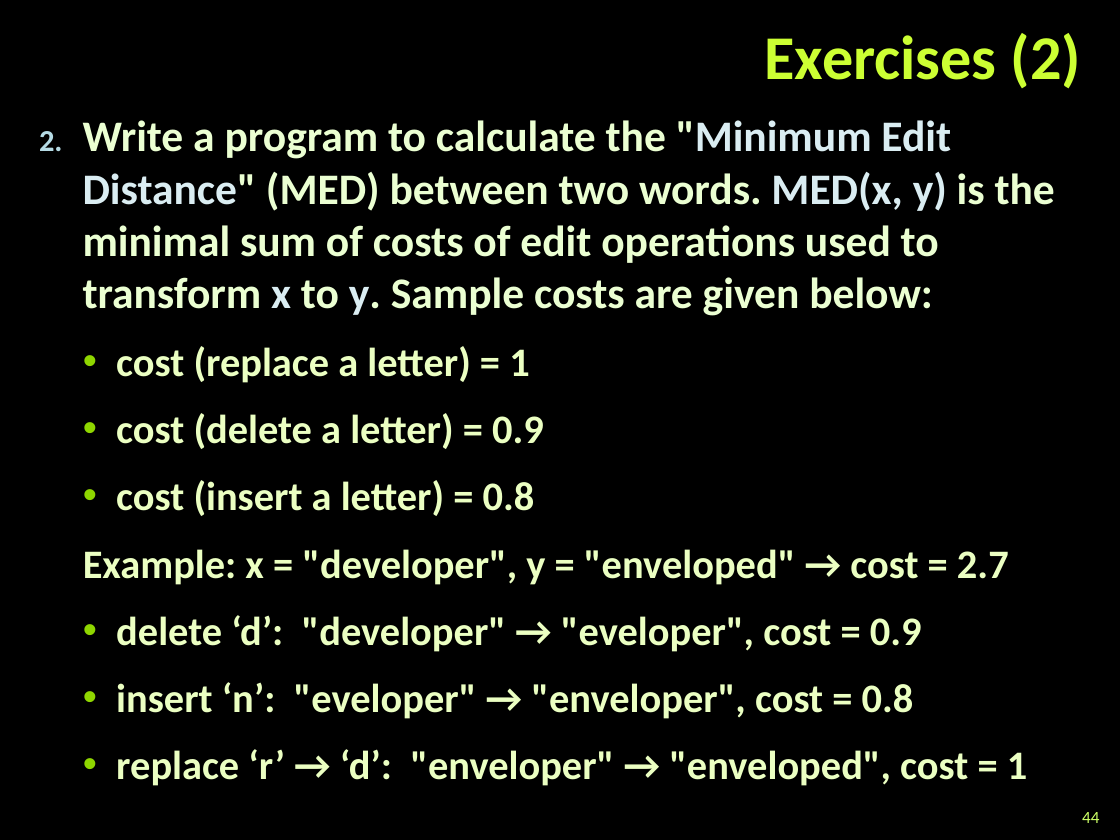
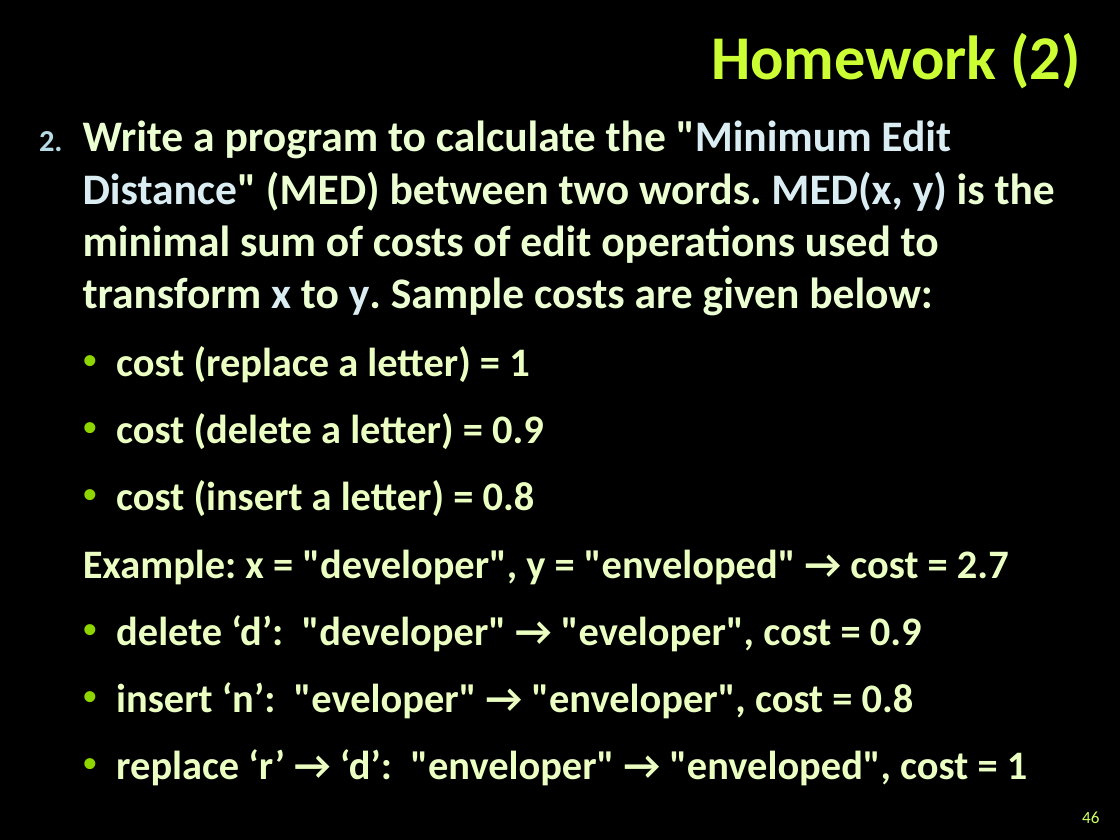
Before and after one commit to martin-nikolov/Telerik-Academy, a slide deck: slide 46 of Programming with C#/5. C# Data Structures and Algorithms/10. Dynamic Programming -✘/Dynamic-Programming.pptx (slide 44 before the commit). Drawn at 1120x840 pixels with LibreOffice and Linux fonts; fonts in the diff are those of the drawing; background and template pictures are left out. Boxes give left, top, right and bottom in pixels: in the first picture for what was removed or moved away, otherwise in the second. Text is boxed around its words. In the diff, an @@ line names an element or a change of style, - is before the commit and + after.

```diff
--- a/Programming with C#/5. C# Data Structures and Algorithms/10. Dynamic Programming -✘/Dynamic-Programming.pptx
+++ b/Programming with C#/5. C# Data Structures and Algorithms/10. Dynamic Programming -✘/Dynamic-Programming.pptx
@@ title at [711,33,1081,89]: text changed @@
-Exercises (2)
+Homework (2)
@@ page number at [1082,811,1099,823]: text changed @@
-44
+46
```
Also in this commit, not shown: 7 other slides changed, 2 slides added, 31 other files.
